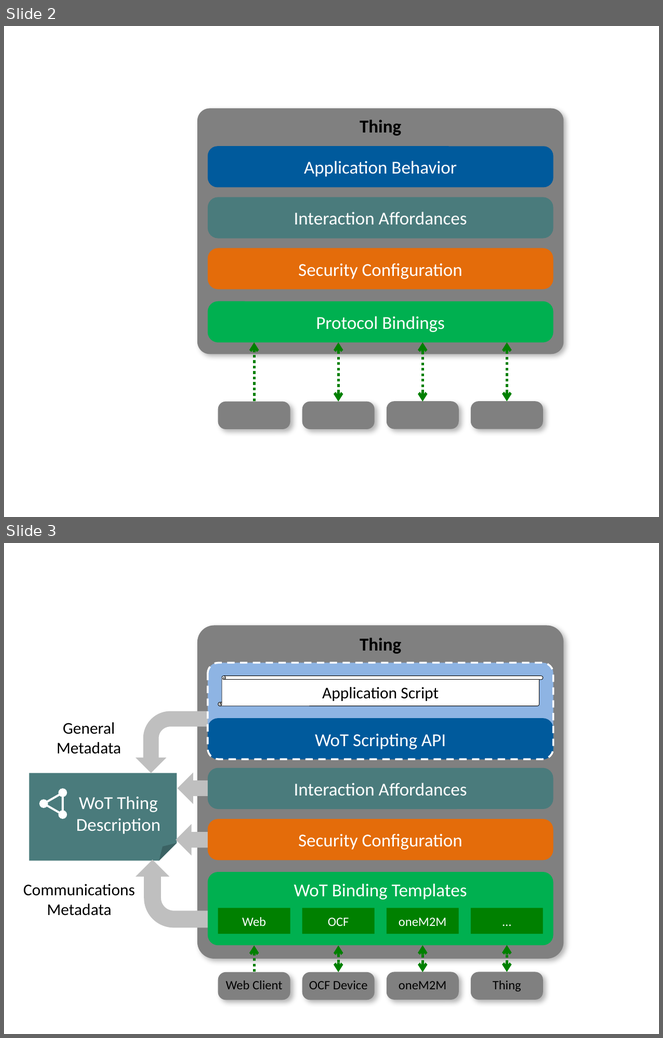
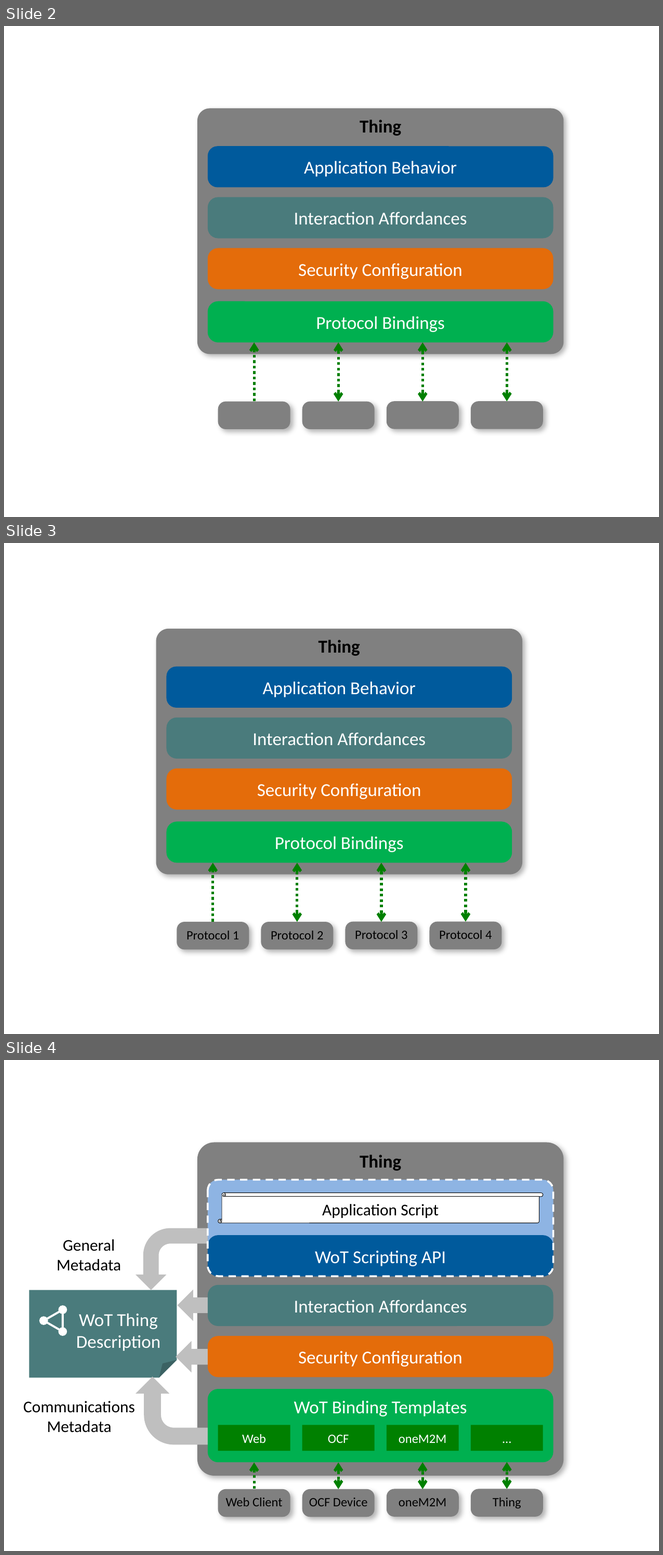
Before and after one commit to w3c/wot-architecture, a slide deck: images/wot-architecture-figures-new.pptx. Shown one above the other, each under a label of ours: slides 2 and 3 before the commit, slides 2, 3 and 4 after it. The pictures are 663x1038 and 663x1555 pixels, drawn with LibreOffice and Linux fonts; fonts in the diff are those of the drawing. Boxes give left, top, right and bottom in pixels: in the first picture for what was removed or moved away, otherwise in the second. Text is boxed around its words. In the diff, an @@ line names an element or a change of style, - is before the commit and + after.

Commit message:
New figures, giving protocol1, protocol2, etc.

```diff
--- a/images/wot-architecture-figures-new.pptx
+++ b/images/wot-architecture-figures-new.pptx
@@ slide 3 added at [4, 543, 659, 1034], background #FFFFFF @@
@@ rounded rectangle added at [156, 629, 522, 875], fill #808080, 20 pt, text #000000, bold @@
+Thing
@@ rounded rectangle added at [166, 667, 513, 708], fill #005A9C, 20 pt, text #FFFFFF @@
+Application Behavior
@@ rounded rectangle added at [166, 718, 513, 759], fill #4A7B7C, 20 pt, text #FFFFFF @@
+Interaction Affordances
@@ rounded rectangle added at [166, 768, 513, 810], fill #E46C0A, 20 pt, text #FFFFFF @@
+Security Configuration
@@ rounded rectangle added at [166, 822, 513, 863], fill #00B050, 20 pt, text #FFFFFF @@
+Protocol Bindings
@@ arrow added from (213, 922) to (213, 863), #008000 3 pt dashed @@
@@ double arrow added from (297, 863) to (297, 923), #008000 3 pt dashed @@
@@ double arrow added from (382, 923) to (382, 863), #008000 3 pt dashed @@
@@ double arrow added from (466, 922) to (466, 863), #008000 3 pt dashed @@
@@ rounded rectangle added at [177, 923, 249, 950], fill #808080, 14 pt, text #000000 @@
+Protocol 1
@@ rounded rectangle added at [261, 923, 333, 950], fill #808080, 14 pt, text #000000 @@
+Protocol 2
@@ rounded rectangle added at [345, 922, 417, 949], fill #808080, 14 pt, text #000000 @@
+Protocol 3
@@ rounded rectangle added at [430, 922, 502, 949], fill #808080, 14 pt, text #000000 @@
+Protocol 4
@@ what was slide 3 is now slide 4 @@
```
Also in this commit, not shown: 1 other file.
